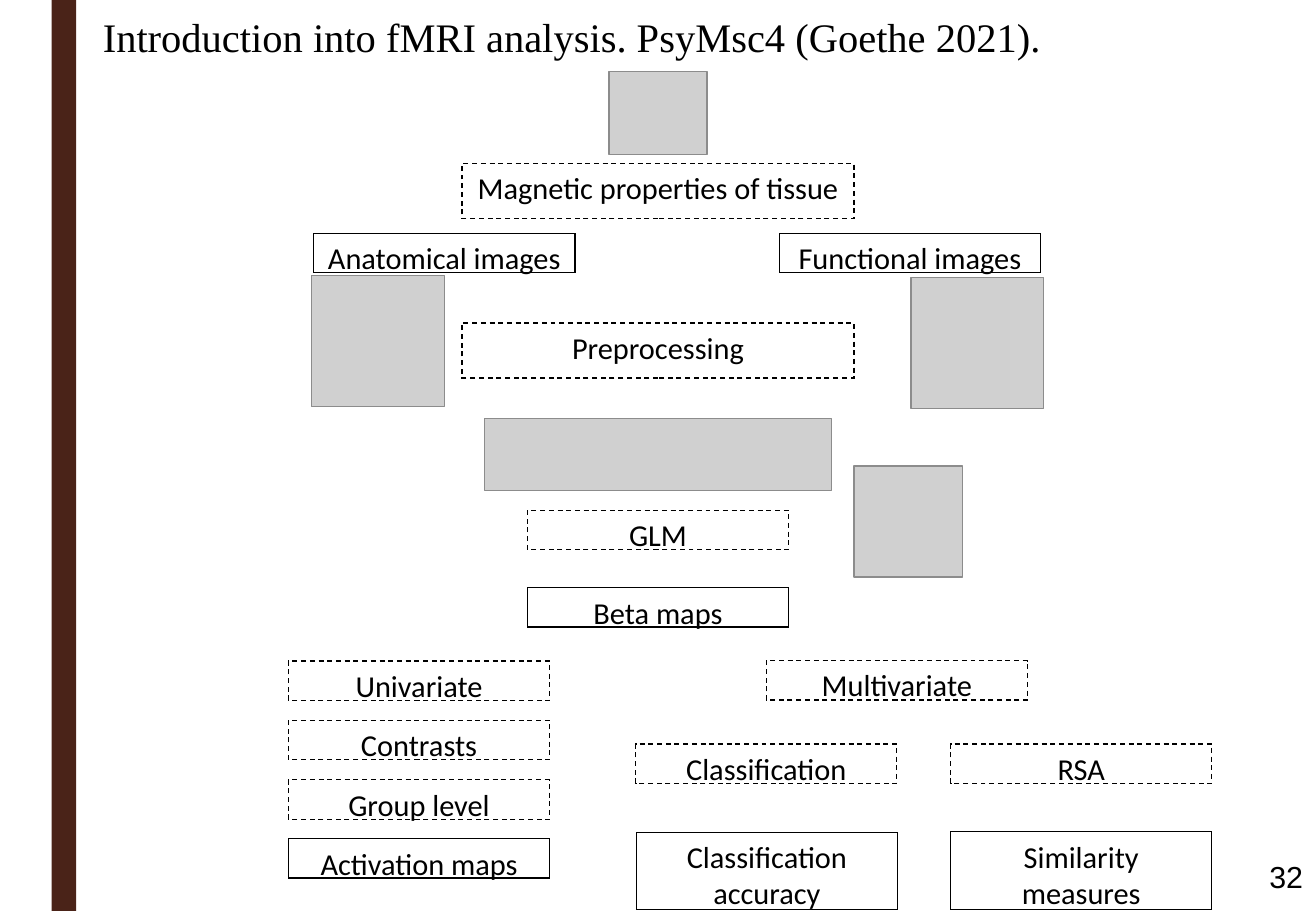
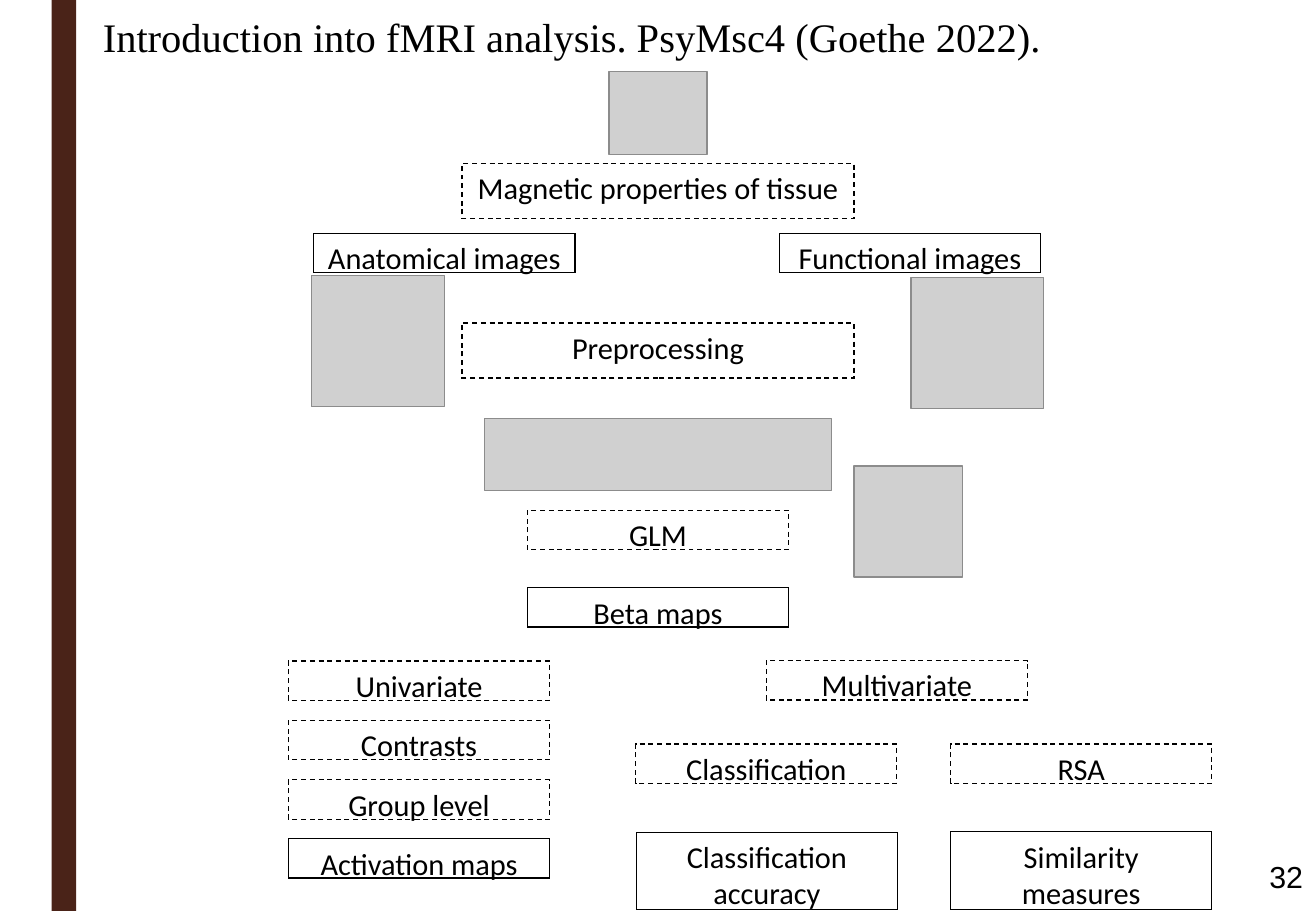
Before and after one commit to ortiztud/fmri_analysis_intro, a slide deck: slide 32 of slides/slides_session-5.pptx. Drawn at 1316x911 pixels with LibreOffice and Linux fonts; fonts in the diff are those of the drawing; grey boxes stand for pictures; background and template pictures are left out. Boxes give left, top, right and bottom in pixels: in the first picture for what was removed or moved away, otherwise in the second. Text is boxed around its words. In the diff, an @@ line names an element or a change of style, - is before the commit and + after.

```diff
--- a/slides/slides_session-5.pptx
+++ b/slides/slides_session-5.pptx
@@ text at [103,23,1041,60]: text changed @@
-Introduction into fMRI analysis. PsyMsc4 (Goethe 2021).
+Introduction into fMRI analysis. PsyMsc4 (Goethe 2022).
```
Also in this commit, not shown: 8 other slides changed, 2 other files.
